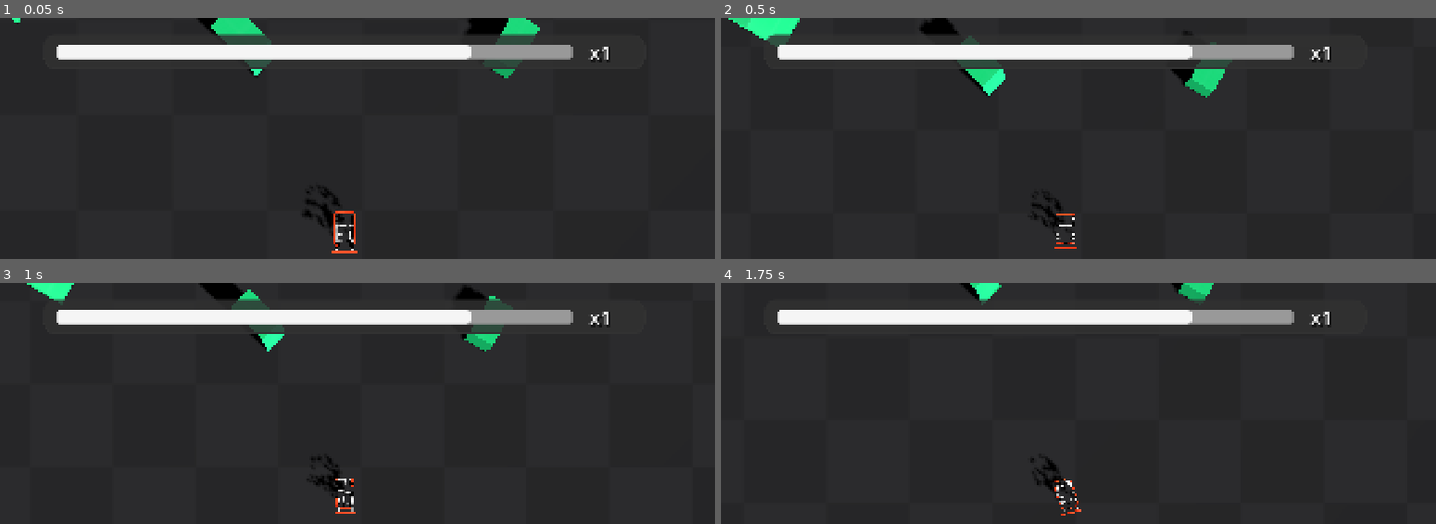
Above: before the commit, frames 1-4 (two rows, left to right).
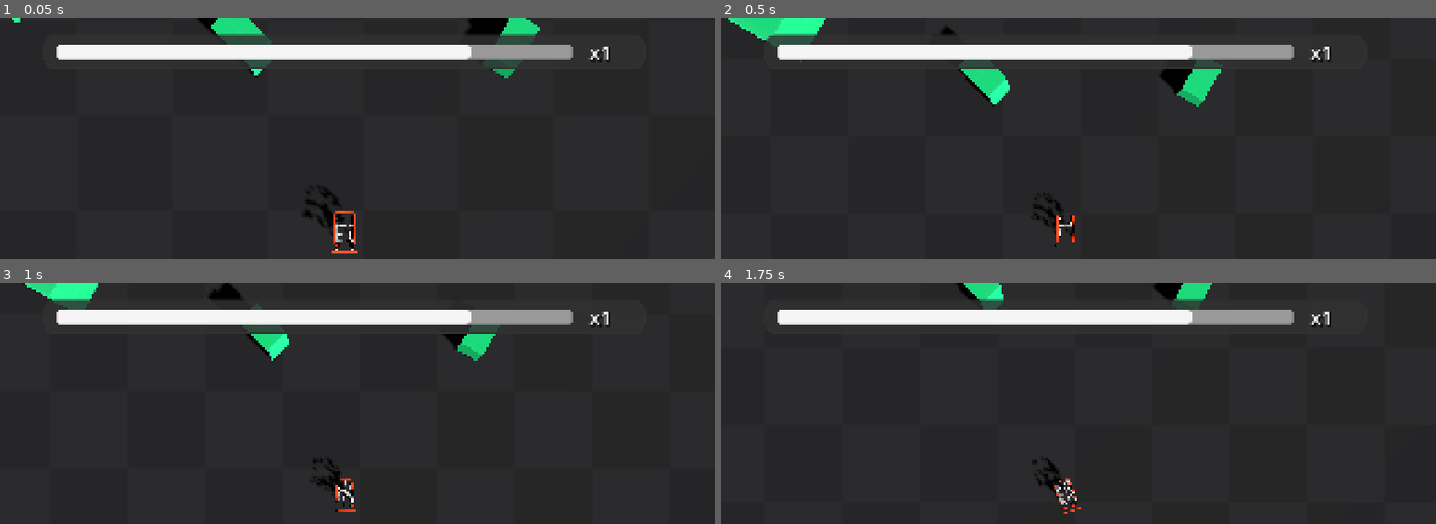
Above: after the commit, the same moments.

Repository: Blueturret/Kart_Drifting_Game
Game: Godot game, scene res://Scenes/main.tscn
Same seed, same stepped clock (60 frames per second), same inputs: the game is played once before the commit and once after it.
Inputs:
- Up to frame 1 (0.05 s): no input
- Up to frame 2 (0.5 s): no input
- Up to frame 3 (1 s): hold D (TurnRight) from 0.53 s (still down); hold S (Decelerate) from 0.53 s (still down)
- Up to frame 4 (1.75 s): release D (TurnRight) at 1.28 s; release S (Decelerate) at 1.28 s; hold A (TurnLeft) from 1.28 s (still down); tap Space (Drift) at 1.35 s

Frame 1 is identical in both runs. In frame 2, 2.4% of the frame differs, in the area x 1-72%, y 0-96%; in frame 3, 2.2%; in frame 4, 1.1%.

Commit message:
Fixed a bug where wheel support would turn when moving

Diff:
--- a/Scenes/Trail.tscn
+++ /dev/null
@@ -1,13 +0,0 @@
-[gd_scene format=3 uid="uid://dr56ux5ksdeio"]
-
-[ext_resource type="Script" uid="uid://b14oyiiu4j1j" path="res://Scenes/trail.gd" id="1_dnoxm"]
-
-[sub_resource type="Curve" id="Curve_dnoxm"]
-_data = [Vector2(0, 0.8063608), 0.0, 0.0, 0, 0, Vector2(0.35254693, 0.49758458), -1.431535, -1.431535, 0, 0, Vector2(1, 0), 0.0, 0.0, 0, 0]
-point_count = 3
-
-[node name="Trail" type="Line2D" unique_id=1972328357]
-width = 50.0
-width_curve = SubResource("Curve_dnoxm")
-script = ExtResource("1_dnoxm")
-MAX_LENGTH = 75
--- a/Scenes/main.tscn
+++ b/Scenes/main.tscn
@@ -1,11 +1,12 @@
 [gd_scene format=3 uid="uid://ch5cqdsptxbaf"]
 
 [ext_resource type="Material" uid="uid://d2ssb20fodra3" path="res://(TEMP) Debug Materials/Grey.tres" id="1_8gbba"]
-[ext_resource type="Script" uid="uid://ds8jkuw3utkt0" path="res://Scenes/FollowPlayer.gd" id="1_21xkr"]
+[ext_resource type="Script" uid="uid://ds8jkuw3utkt0" path="res://Scripts/FollowPlayer.gd" id="1_21xkr"]
 [ext_resource type="Material" uid="uid://svybax08fit0" path="res://(TEMP) Debug Materials/Red.tres" id="1_bo1nx"]
 [ext_resource type="Material" uid="uid://isbdqotqp8ok" path="res://(TEMP) Debug Materials/Green.tres" id="2_8gbba"]
 [ext_resource type="PackedScene" uid="uid://do6khdhg44qnv" path="res://Scenes/MultiplierBar.tscn" id="2_344ge"]
 [ext_resource type="Script" uid="uid://bj6w3v8rej6jv" path="res://Scripts/CarSuspension.gd" id="2_jjvhh"]
+[ext_resource type="Script" uid="uid://bb11cw1dt8yqb" path="res://Scripts/multiplierBar.gd" id="3_d1ilt"]
 [ext_resource type="Material" uid="uid://ca25em8s42y1l" path="res://(TEMP) Debug Materials/Blue.tres" id="5_6bp64"]
 [ext_resource type="Script" uid="uid://bukwtw131aj45" path="res://Scripts/wheel.gd" id="5_kry3j"]
 [ext_resource type="PackedScene" uid="uid://xg26ptgu6enl" path="res://Assets/Player/Shopping kart.glb" id="9_hptm8"]
@@ -31,11 +32,12 @@
 transform = Transform3D(-1, -8.742278e-08, -3.821371e-15, 0, -4.371139e-08, 1, -8.742278e-08, 1, 4.371139e-08, 1.4000092, 60, 3.1999989)
 fov = 45.0
 script = ExtResource("1_21xkr")
-yOffset = 70.0
+yOffset = 75.0
 moveSpeed = 40.0
 rotationSpeed = 0.0
 
 [node name="Multiplier bar" parent="." unique_id=1272900993 instance=ExtResource("2_344ge")]
+script = ExtResource("3_d1ilt")
 
 [node name="DirectionalLight3D" type="DirectionalLight3D" parent="." unique_id=761540082]
 transform = Transform3D(-0.67421114, 0.42148158, -0.6064592, 0.060712084, 0.850012, 0.52325314, 0.73603904, 0.31596366, -0.5986765, -17.210289, 27.903875, -37.222466)
--- a/Scenes/trail.gd
+++ /dev/null
@@ -1,20 +0,0 @@
-extends Line2D
-
-var queue : Array
-@export var MAX_LENGTH : int
-
-# Called every frame. 'delta' is the elapsed time since the previous frame.
-func _process(delta: float) -> void:
-
-	var pos
-
-	pos = get_viewport().get_camera_3d().unproject_position(get_parent().position)
-	print(pos)
-
-	queue.push_front(pos)
-	if queue.size() > MAX_LENGTH:
-		queue.pop_back()
-
-	clear_points()
-
-	for point in queue: add_point(point)
--- a/Scripts/CarSuspension.gd
+++ b/Scripts/CarSuspension.gd
@@ -122,9 +122,6 @@
 	var forward := ray.global_basis.z
 	var velocity := forward.dot(linear_velocity)
 
-	# Wheels rotation
-	ray.wheel.rotate_x((-velocity * get_process_delta_time()) / ray.wheelRadius)
-
 	if(ray.is_colliding() and ray.isMotor):
 
 		# Formula variables
--- /dev/null
+++ b/Scripts/multiplierBar.gd
@@ -0,0 +1,11 @@
+extends Control
+
+
+# Called when the node enters the scene tree for the first time.
+func _ready() -> void:
+	pass # Replace with function body.
+
+
+# Called every frame. 'delta' is the elapsed time since the previous frame.
+func _process(delta: float) -> void:
+	pass
Not shown, removed: Scenes/trail.gd.uid
Renamed: Scenes/FollowPlayer.gd -> Scripts/FollowPlayer.gd
Renamed: Scenes/FollowPlayer.gd.uid -> Scripts/FollowPlayer.gd.uid
Not shown, added: Scripts/multiplierBar.gd.uid
